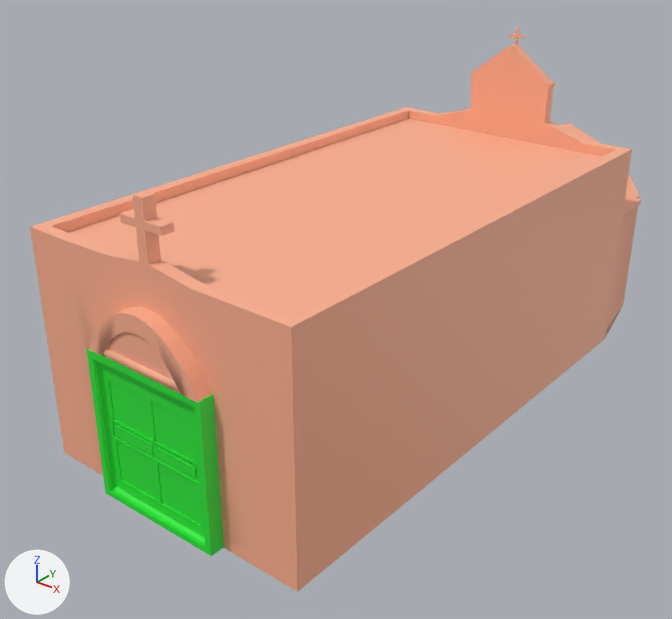
An edit to the Blender file Blender/Church4.blend, drawn before and after from the same camera.
Camera for both pictures: a 50 mm camera at (2.57, -2.05, 1.99) aimed at (-0.22, 1.44, -0.17). The axes (+X, +Y, +Z) are drawn at lower left. The lights are the same throughout.

In view in the first picture: 'Cube', 's.0305_0', 's.0305_0.001', 's.0305_0_1'.
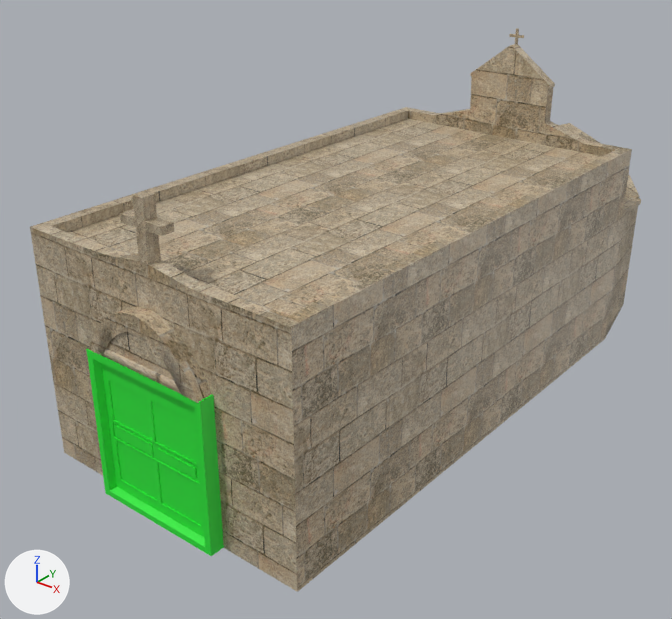
Diff of the bpy script that builds the scene:
```diff
--- a/Blender/Church4.blend.py
+++ b/Blender/Church4.blend.py
@@ img_churchmaintexture_png @@
+img_churchmaintexture_png = load_image('ChurchMainTexture.png', '../Textures/ChurchMain/PNGS/ChurchMainTexture.png', 1024, 1024, 'sRGB')
@@ mat_standard_ffe1c1 @@
 mat_standard_ffe1c1 = bpy.data.materials.new('Standard_FFE1C1')
-# nodes: BsdfPrincipled, OutputMaterial
-# colours: beige #ffb291
+# nodes: BsdfPrincipled, Mapping, OutputMaterial, TexCoord, TexImage, Value
+# uses the picture img_churchmaintexture_png
@@ me_s_0305 @@
 me_s_0305.from_pydata(...)  # 519 vertices, 464 faces, 10 loose edges; spans x -0.079..0.078, y -0.087..0.083, z -0.188..0.18
 # used by ob_s_0305_0; location = (-0.041, 1.8, 0.257); rotation_euler = (1.571, 0.0, -0.0306), in degrees (90, 0, -1.8); scale = (10.0, 10.0, 10.0)
+# me_s_0305 part 1: texture (UV) coordinates of 464 of 464 faces, centred in x -0.078..0.078, y -0.087..0.083, z -0.187..0.18, changed; they spanned u 0.0..1.0, v 0.0..0.99 and now span u -0.46..1.46, v -0.44..1.4
 me_s_0305.materials.append(mat_standard_ffe1c1)
```

Changed parts and their boxes [x1, y1, x2, y2] in the pictures (672 x 619 px):
's.0305_0', surface changed (beige to brown)
    both: [30, 44, 641, 592]
's.0305_0.001', surface changed
    both: [120, 191, 174, 264]
's.0305_0_1', surface changed
    both: [103, 349, 181, 394]
's.0305_0.002', surface changed
    both: [509, 28, 524, 44]
